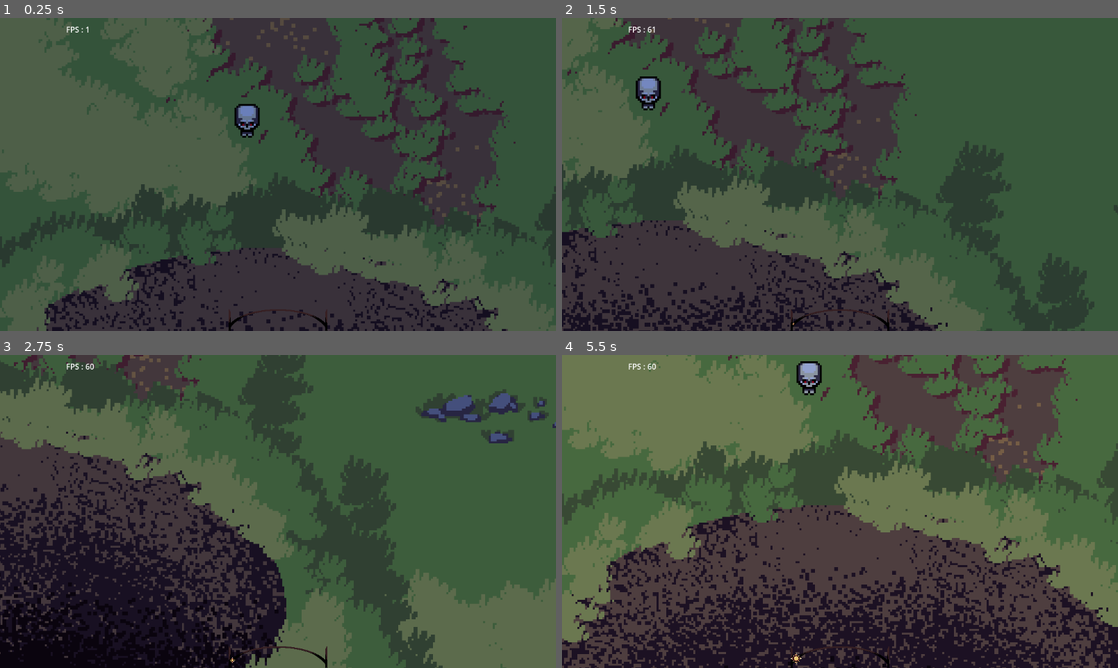
Above: before the commit, frames 1-4 (two rows, left to right).
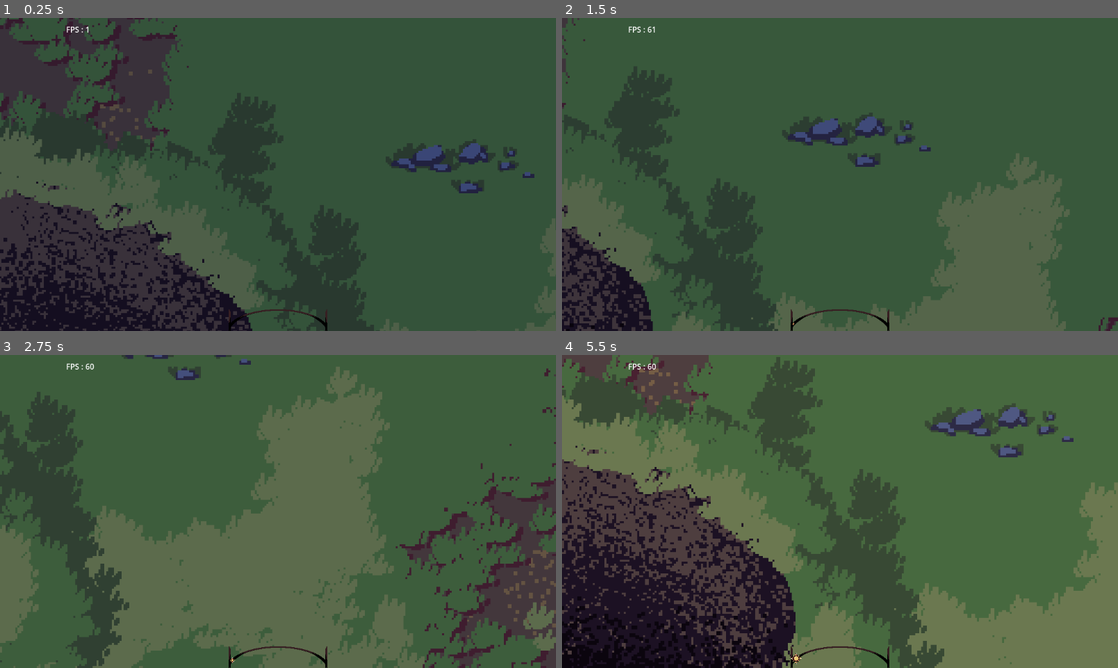
Above: after the commit, the same moments.

Repository: Senjia12/Gamejam2
Game: Godot game, scene res://Level/main.tscn
The game is run twice, just before and just after one commit, with the same random seed, the same clock (stepped at 60 frames per second) and the same inputs.
Inputs (mouse positions are in pixels of both pictures, inside the frame that each line leads up to):
- Up to frame 1 (0.25 s): no input
- Up to frame 2 (1.5 s): move the mouse to (962, 158) at 0.52 s; hold D (right) 0.53-1.28 s; tap Shift (shift, bound only after the commit) at 0.6 s; click (962, 158) at 0.67 s; move the mouse to (728, 190) at 1.27 s; hold S (down) from 1.28 s (still down); tap Q (attack) at 1.35 s
- Up to frame 3 (2.75 s): tap Shift (shift, bound only after the commit) at 1.55, 2.3 s; move the mouse to (333, 442) at 2.02 s; release S (down) at 2.03 s; hold D (right) from 2.03 s (still down); right-click (333, 442) at 2.1 s
- Up to frame 4 (5.5 s): move the mouse to (812, 574) at 2.77 s; release D (right) at 2.78 s; hold W (up) 2.78-3.53 s; click (812, 574) at 2.85 s; tap Shift (shift, bound only after the commit) every 0.75 s from 3.05 to 5.3 s; move the mouse to (1006, 558) at 3.52 s; hold A (left) 3.53-5.03 s; tap F (control_spell) at 3.6 s; move the mouse to (673, 464) at 4.27 s; tap E (defensive_spell) at 4.35 s; move the mouse to (867, 511) at 5.02 s; hold S (down) from 5.03 s (still down); tap C (offensive_spell) at 5.1 s; click (867, 511) at 5.17 s

The runs differ from the first frame. In frame 1, 64% of the frame differs, in the area x 0-100%, y 0-100%; in frame 2, 54%; in frame 3, 67%; in frame 4, 71%.

Commit message:
night aura shader

Diff:
--- a/coincoin/Globals.gd
+++ b/coincoin/Globals.gd
@@ -1,7 +1,7 @@
 extends Node
 
 
-var night := true
+var night := false
 var bone_counter
 var bone_pill
 
--- a/coincoin/Level/day_night_cycle.gd
+++ b/coincoin/Level/day_night_cycle.gd
@@ -10,6 +10,6 @@
 
 
 func _on_animation_finished(anim_name: StringName) -> void:
-	Globals.night = true
+	Globals.night = false
 	$"day duration".start()
 	play("day nighy")
--- a/coincoin/Level/main.tscn
+++ b/coincoin/Level/main.tscn
@@ -27,6 +27,8 @@
 [ext_resource type="Texture2D" uid="uid://b74v2tx5yh5mt" path="res://UI/achat squellette/ui_invocsqueletarchert.png" id="18_i3vpa"]
 [ext_resource type="Texture2D" uid="uid://sgj7p62oaxct" path="res://UI/achat squellette/ui_invocgros.png" id="20_lis2n"]
 [ext_resource type="Texture2D" uid="uid://ghj70d1f3p5n" path="res://UI/achat squellette/ui_invocgeant.png" id="21_btisa"]
+[ext_resource type="Shader" path="res://UI/shader/night aura.gdshader" id="28_ijpyy"]
+[ext_resource type="Script" path="res://Level/night_aura.gd" id="29_ly362"]
 
 [sub_resource type="CircleShape2D" id="CircleShape2D_r3k5b"]
 radius = 162.788
@@ -277,6 +279,148 @@
 "day nighy": SubResource("Animation_6xvkw")
 }
 
+[sub_resource type="ShaderMaterial" id="ShaderMaterial_y1000"]
+shader = ExtResource("28_ijpyy")
+shader_parameter/anim_speed = 0.0
+shader_parameter/star_brightness = 0.001
+shader_parameter/dust = 0.25
+shader_parameter/dist_fade = 0.514
+shader_parameter/pixelation = 86.0
+shader_parameter/quantization_levels = 256
+shader_parameter/dust_color = Color(0, 0.0976878, 0.161056, 1)
+shader_parameter/saturation = 0.75
+shader_parameter/layers = 4.515
+shader_parameter/iterations = 1
+shader_parameter/visibility = 1.0
+
+[sub_resource type="Curve" id="Curve_1k8at"]
+_data = [Vector2(0, 1), 0.0, 0.0, 0, 0, Vector2(0.658537, 0.67033), -1.17143, -1.17143, 0, 0, Vector2(1, 0), 0.0, 0.0, 0, 0]
+point_count = 3
+
+[sub_resource type="CurveTexture" id="CurveTexture_gm8i5"]
+curve = SubResource("Curve_1k8at")
+
+[sub_resource type="Gradient" id="Gradient_d4i6p"]
+colors = PackedColorArray(0.0666667, 0.145098, 0.121569, 1, 0.219586, 0.352596, 0.323152, 1)
+
+[sub_resource type="GradientTexture1D" id="GradientTexture1D_h1cma"]
+gradient = SubResource("Gradient_d4i6p")
+
+[sub_resource type="Curve" id="Curve_xxo4i"]
+_data = [Vector2(0, 0), 0.0, 0.0, 0, 0, Vector2(0.189024, 1), 0.0, 0.0, 0, 0, Vector2(1, 1), 0.0, 0.0, 0, 0]
+point_count = 3
+
+[sub_resource type="CurveTexture" id="CurveTexture_vdtak"]
+curve = SubResource("Curve_xxo4i")
+
+[sub_resource type="ParticleProcessMaterial" id="ParticleProcessMaterial_dtv63"]
+particle_flag_disable_z = true
+emission_shape_scale = Vector3(0.31, 0.31, 1)
+emission_shape = 6
+emission_ring_axis = Vector3(0, 0, 1)
+emission_ring_height = 1.0
+emission_ring_radius = 1.0
+emission_ring_inner_radius = 1.0
+angle_min = 1.07288e-05
+angle_max = 1.07288e-05
+orbit_velocity_min = -0.00499991
+orbit_velocity_max = 0.0050001
+gravity = Vector3(0, 0, 0)
+scale_min = 2.5
+scale_max = 3.0
+scale_curve = SubResource("CurveTexture_vdtak")
+color_initial_ramp = SubResource("GradientTexture1D_h1cma")
+alpha_curve = SubResource("CurveTexture_gm8i5")
+turbulence_enabled = true
+turbulence_influence_min = 0.0
+turbulence_influence_max = 0.0
+turbulence_initial_displacement_min = 1.49012e-06
+turbulence_initial_displacement_max = 1.49012e-06
+
+[sub_resource type="Animation" id="Animation_3shsv"]
+resource_name = "spawn"
+tracks/0/type = "value"
+tracks/0/imported = false
+tracks/0/enabled = true
+tracks/0/path = NodePath("GPUParticles2D:modulate")
+tracks/0/interp = 1
+tracks/0/loop_wrap = true
+tracks/0/keys = {
+"times": PackedFloat32Array(0, 1),
+"transitions": PackedFloat32Array(1, 1),
+"update": 0,
+"values": [Color(1, 1, 1, 0), Color(1, 1, 1, 1)]
+}
+tracks/1/type = "value"
+tracks/1/imported = false
+tracks/1/enabled = true
+tracks/1/path = NodePath(".:material:shader_parameter/visibility")
+tracks/1/interp = 1
+tracks/1/loop_wrap = true
+tracks/1/keys = {
+"times": PackedFloat32Array(0, 1),
+"transitions": PackedFloat32Array(1, 1),
+"update": 0,
+"values": [1.0, 0.0]
+}
+tracks/2/type = "value"
+tracks/2/imported = false
+tracks/2/enabled = true
+tracks/2/path = NodePath(".:visible")
+tracks/2/interp = 1
+tracks/2/loop_wrap = true
+tracks/2/keys = {
+"times": PackedFloat32Array(0),
+"transitions": PackedFloat32Array(1),
+"update": 1,
+"values": [true]
+}
+
+[sub_resource type="Animation" id="Animation_blips"]
+length = 0.001
+tracks/0/type = "value"
+tracks/0/imported = false
+tracks/0/enabled = true
+tracks/0/path = NodePath("GPUParticles2D:modulate")
+tracks/0/interp = 1
+tracks/0/loop_wrap = true
+tracks/0/keys = {
+"times": PackedFloat32Array(0),
+"transitions": PackedFloat32Array(1),
+"update": 0,
+"values": [Color(1, 1, 1, 0)]
+}
+tracks/1/type = "value"
+tracks/1/imported = false
+tracks/1/enabled = true
+tracks/1/path = NodePath(".:material:shader_parameter/visibility")
+tracks/1/interp = 1
+tracks/1/loop_wrap = true
+tracks/1/keys = {
+"times": PackedFloat32Array(0),
+"transitions": PackedFloat32Array(1),
+"update": 0,
+"values": [1.0]
+}
+tracks/2/type = "value"
+tracks/2/imported = false
+tracks/2/enabled = true
+tracks/2/path = NodePath(".:visible")
+tracks/2/interp = 1
+tracks/2/loop_wrap = true
+tracks/2/keys = {
+"times": PackedFloat32Array(0),
+"transitions": PackedFloat32Array(1),
+"update": 1,
+"values": [false]
+}
+
+[sub_resource type="AnimationLibrary" id="AnimationLibrary_eyox6"]
+_data = {
+"RESET": SubResource("Animation_blips"),
+"spawn": SubResource("Animation_3shsv")
+}
+
 [sub_resource type="Curve2D" id="Curve2D_hbitj"]
 _data = {
 "points": PackedVector2Array(0, 0, 0, 0, -78, 27, 0, 0, 0, 0, -68, 18, 0, 0, 0, 0, -57, 12, 0, 0, 0, 0, -49, 8, 0, 0, 0 …(191 unchanged characters)…
@@ -375,8 +519,32 @@
 [node name="CanvasModulate" type="CanvasModulate" parent="day_night cycle"]
 
 [node name="day duration" type="Timer" parent="day_night cycle"]
-wait_time = 6.0
+wait_time = 120.0
 one_shot = true
+
+[node name="night aura" type="ColorRect" parent="."]
+visible = false
+material = SubResource("ShaderMaterial_y1000")
+offset_left = 170.0
+offset_top = -120.0
+offset_right = 171.0
+offset_bottom = -119.0
+scale = Vector2(252, 252)
+pivot_offset = Vector2(0.5, 0.5)
+script = ExtResource("29_ly362")
+
+[node name="GPUParticles2D" type="GPUParticles2D" parent="night aura"]
+modulate = Color(1, 1, 1, 0)
+position = Vector2(0.498016, 0.498016)
+amount = 256
+process_material = SubResource("ParticleProcessMaterial_dtv63")
+lifetime = 0.5
+
+[node name="spawn" type="AnimationPlayer" parent="night aura"]
+libraries = {
+"": SubResource("AnimationLibrary_eyox6")
+}
+speed_scale = 3.0
 
 [node name="CanvasLayer" type="CanvasLayer" parent="."]
 
--- /dev/null
+++ b/coincoin/Level/night_aura.gd
@@ -0,0 +1,13 @@
+extends ColorRect
+
+
+
+
+func _physics_process(delta: float) -> void:
+	global_position = Globals.player.global_position - Vector2(126,126)
+	if Input.is_action_just_pressed("shift"):
+		$spawn.play("spawn")
+		$GPUParticles2D.emitting = true
+	elif Input.is_action_just_released("shift"):
+		$GPUParticles2D.emitting = false
+		$spawn.play_backwards("spawn")
--- /dev/null
+++ b/coincoin/UI/shader/night aura.gdshader
@@ -0,0 +1,171 @@
+shader_type canvas_item;
+
+//starfield customization
+uniform float anim_speed : hint_range(-5.0, 5.0) = 0.0;
+uniform float star_brightness : hint_range(0.0, 0.5) = 0.05;
+//generally you should keep the brightness below 0.1, unless your distance fade is below .2
+uniform float dust : hint_range(0.0, 0.25) = 0.125;
+uniform float dist_fade : hint_range(0.0, 1.0) = 0.35;
+
+uniform float pixelation : hint_range(50, 1000) = 1000.0;
+//this pixelation method might produce different results on screens of different resolutions
+//keep it at 1000 to keep it off entirely
+uniform int quantization_levels : hint_range(1, 256) = 256;
+
+//colors
+uniform vec3 dust_color : source_color = vec3(0.0, 55.0, 75.0);
+uniform float saturation : hint_range(0.0, 1.0) = 1;
+// turning the saturation to 0 will remove the space dust completely due to how the shader works.
+// reccomend turning the color to white, then desaturating to about 0.1 to retain the space dust.
+
+//if you turn the layers down below 7.0 you will need to adjust the distance fade to avoid pop-in
+uniform float layers : hint_range(1.0, 9.0) = 7.0;
+//rec. not going over 12
+uniform int iterations : hint_range(1, 16) = 12;
+
+uniform float visibility : hint_range(0.0, 1.0) = 0.0;
+
+
+//constants
+const float formuparam2 = 0.79;
+const float zoom = 5.0;
+const float tile = 0.850;
+const float stepsize = 0.29;
+
+float triangle(float x, float a) {
+    return 2.0 * abs(3.0 * ((x / a) - floor((x / a) + 0.5))) - 1.0;
+}
+
+float field(in vec3 p) {
+    float strength = 7.0 + 0.03 * log(1.e-6 + fract(sin(TIME) * 373.11));
+    float accum = 0.0;
+    float prev = 0.0;
+    float tw = 0.0;
+
+    for (int i = 0; i < 6; ++i) {
+        float mag = dot(p, p);
+        p = abs(p) / mag + vec3(-0.5, -0.8 + 0.1 * sin(-TIME * 0.1 + 2.0), -1.1 + 0.3 * cos(TIME * 0.3));
+        float w = exp(-float(i) / 7.0);
+        accum += w * exp(-strength * pow(abs(mag - prev), 2.3));
+        tw += w;
+        prev = mag;
+    }
+    return max(0.0, 5.0 * accum / tw - 0.7);
+}
+
+//color quantization
+vec3 quantizeColor(vec3 color, int levels) {
+    return floor(color * float(levels)) / float(levels);
+}
+
+//janky pixelation effect
+// this will not translate well on screens of different resolutions and aspect ratios, keep it at 1000 to keep it off.
+vec2 pixelate(vec2 uv) {
+    if (pixelation < 1000.0) {
+        return floor(uv * pixelation) / pixelation;
+    } else {
+        return uv;
+    }
+}
+void fragment() {
+    vec2 uv2 = pixelate(FRAGCOORD.xy / vec2(512));
+    vec2 uvs = uv2 * vec2(512) / 512.0;
+
+    float time = TIME;
+    float speed = anim_speed;
+    float formuparam = formuparam2;
+
+    vec2 uv = uvs;
+    float a_xz = 0.9;
+    float a_yz = -0.6;
+    float a_xy = 0.9 + time * 0.009;
+
+    mat2 rot_xz = mat2(vec2(cos(a_xz), sin(a_xz)), vec2(-sin(a_xz), cos(a_xz)));
+    mat2 rot_yz = mat2(vec2(cos(a_yz), sin(a_yz)), vec2(-sin(a_yz), cos(a_yz)));
+    mat2 rot_xy = mat2(vec2(cos(a_xy), sin(a_xy)), vec2(-sin(a_xy), cos(a_xy)));
+
+    float v2 = 1.0;
+    vec3 dir = vec3(uv * zoom, 1.0);
+    vec3 from = vec3(0.0, 0.0, 0.0);
+
+    from.x += cos(0.01 * time) + 0.001 * time;
+    from.y += sin(0.01 * time) + 0.001 * time;
+    from.z += 0.003 * time;
+
+    dir.xy *= rot_xy;
+    vec3 forward = vec3(0.0, 0.0, 1.0);
+    forward.xy *= rot_xy;
+    dir.xz *= rot_xz;
+    forward.xz *= rot_xz;
+    dir.yz *= rot_yz;
+    forward.yz *= rot_yz;
+
+    from.xy *= -1.0 * rot_xy;
+    from.xz *= rot_xz;
+    from.yz *= rot_yz;
+
+    float parallax = (time - 3311.0)  * speed * 0.1;
+    from += forward * parallax;
+    float sampleShift = mod(parallax, stepsize);
+
+    float zoffset = -sampleShift;
+    sampleShift /= stepsize;
+
+    float s = 0.24;
+    float s3 = s + stepsize / 2.0;
+    vec3 v = vec3(0.0);
+    float t3 = 0.0;
+
+    vec3 backCol2 = vec3(0.0);
+    for (float r = 0.0; r < layers; r++) {
+        vec3 p2 = from + (s + zoffset) * dir;
+        vec3 p3 = from + (s3 + zoffset) * dir;
+
+        p2 = abs(vec3(tile) - mod(p2, vec3(tile * 2.0)));
+        p3 = abs(vec3(tile) - mod(p3, vec3(tile * 2.0)));
+        t3 = field(p3);
+
+        float pa, a = pa = 0.0;
+        for (int i = 0; i < iterations; i++) {
+            p2 = abs(p2) / dot(p2, p2) - formuparam;
+            float D = abs(length(p2) - pa);
+            a += i > 7 ? min(12.0, D) : D;
+            pa = length(p2);
+        }
+
+        a *= a * a;
+        float s1 = s + zoffset;
+        float fade = pow(dist_fade, max(0.0, float(r) - sampleShift));
+        v += fade;
+
+        if (r == 0.0)
+            fade *= (1.0 - sampleShift);
+        if (r == layers - 1.0)
+            fade *= sampleShift;
+
+        float brightness = mix(0.4, 1.0, v2);
+        vec3 starColor = dust_color * brightness * vec3(1.8 * t3 * t3 * t3, 1.4 * t3 * t3, t3) * fade;
+
+        v += vec3(s1, s1 * s1, s1 * s1 * s1 * s1) * a * star_brightness * fade;
+        backCol2 += starColor;
+
+        s += stepsize;
+        s3 += stepsize;
+    }
+
+    v = mix(vec3(length(v)), v, saturation);
+    backCol2 = mix(vec3(length(backCol2)), backCol2, saturation);
+
+    vec4 forCol2 = vec4(v * 0.01, 1.0);
+    backCol2 *= dust;
+
+    vec3 finalColor = forCol2.rgb + backCol2 * saturation;
+    finalColor = quantizeColor(finalColor, quantization_levels);
+
+	float alp = min(0.6,((1.0-length((UV - vec2(0.5,0.5))*2.0))*2.0)*0.8);
+	if (alp < 0.6){
+		alp /= 2.0;
+	}
+	alp -= visibility;
+    COLOR = vec4(finalColor,alp);
+}
--- a/coincoin/Unit/squellette prefab/squellette_prefab.gd
+++ b/coincoin/Unit/squellette prefab/squellette_prefab.gd
@@ -15,6 +15,7 @@
 var is_a_moving := false
 var is_selected := false
 var humain_in_range := false
+var in_night_arura := false
 
 var looking := "down"
 
@@ -28,7 +29,8 @@
 
 func _physics_process(delta: float) -> void:
 	if is_moving == true or is_a_moving && !humain_in_range:
-		move_along_path(delta)
+		if Globals.night or in_night_arura:
+			move_along_path(delta)
 
 func move_to(pos):
 	var navigation = get_node("NavigationAgent2D")
--- a/coincoin/project.godot
+++ b/coincoin/project.godot
@@ -87,6 +87,11 @@
 "events": [Object(InputEventKey,"resource_local_to_scene":false,"resource_name":"","device":-1,"window_id":0,"alt_press …(195 unchanged characters)…
 ]
 }
+shift={
+"deadzone": 0.5,
+"events": [Object(InputEventKey,"resource_local_to_scene":false,"resource_name":"","device":-1,"window_id":0,"alt_pressed":false,"shift_pressed":false,"ctrl_pressed":false,"meta_pressed":false,"pressed":false,"keycode":0,"physical_keycode":4194325,"key_label":0,"unicode":0,"location":0,"echo":false,"script":null)
+]
+}
 
 [rendering]
 
Not shown: 1 places in coincoin/Level/main.tscn that only renumber resources
